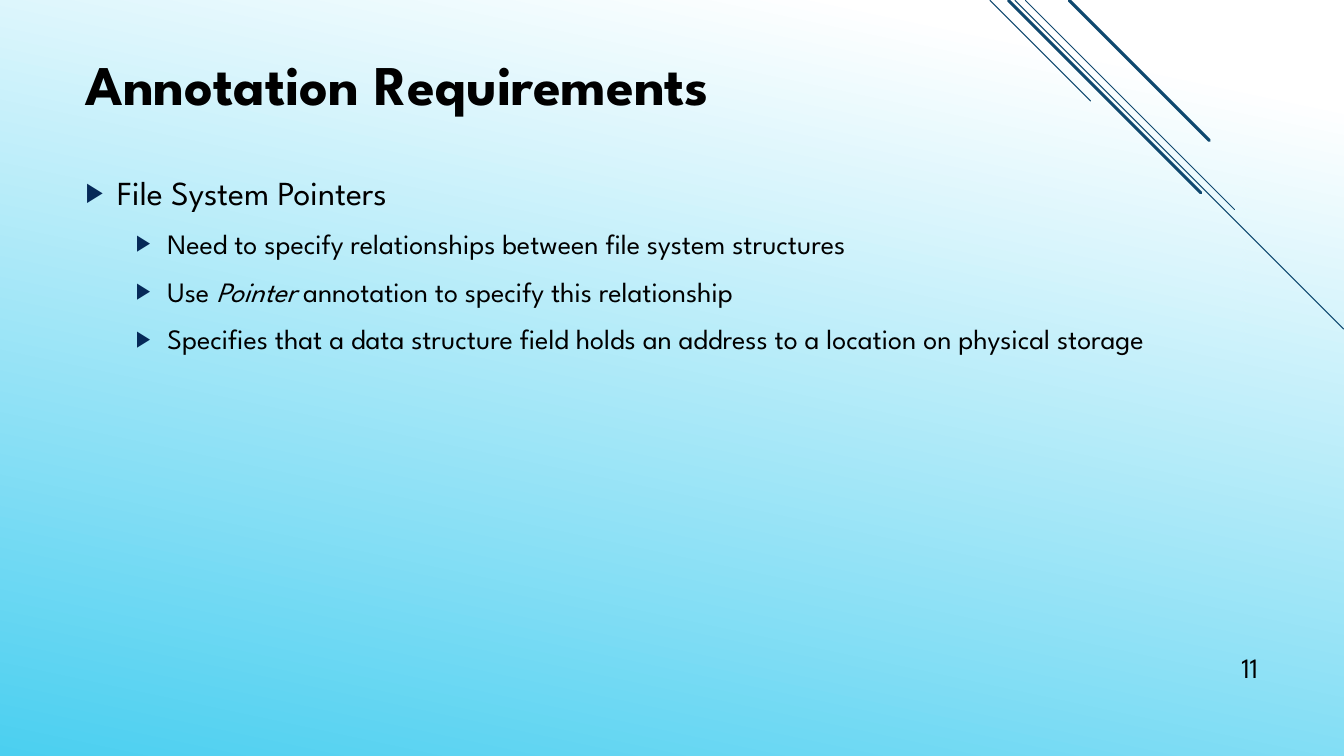
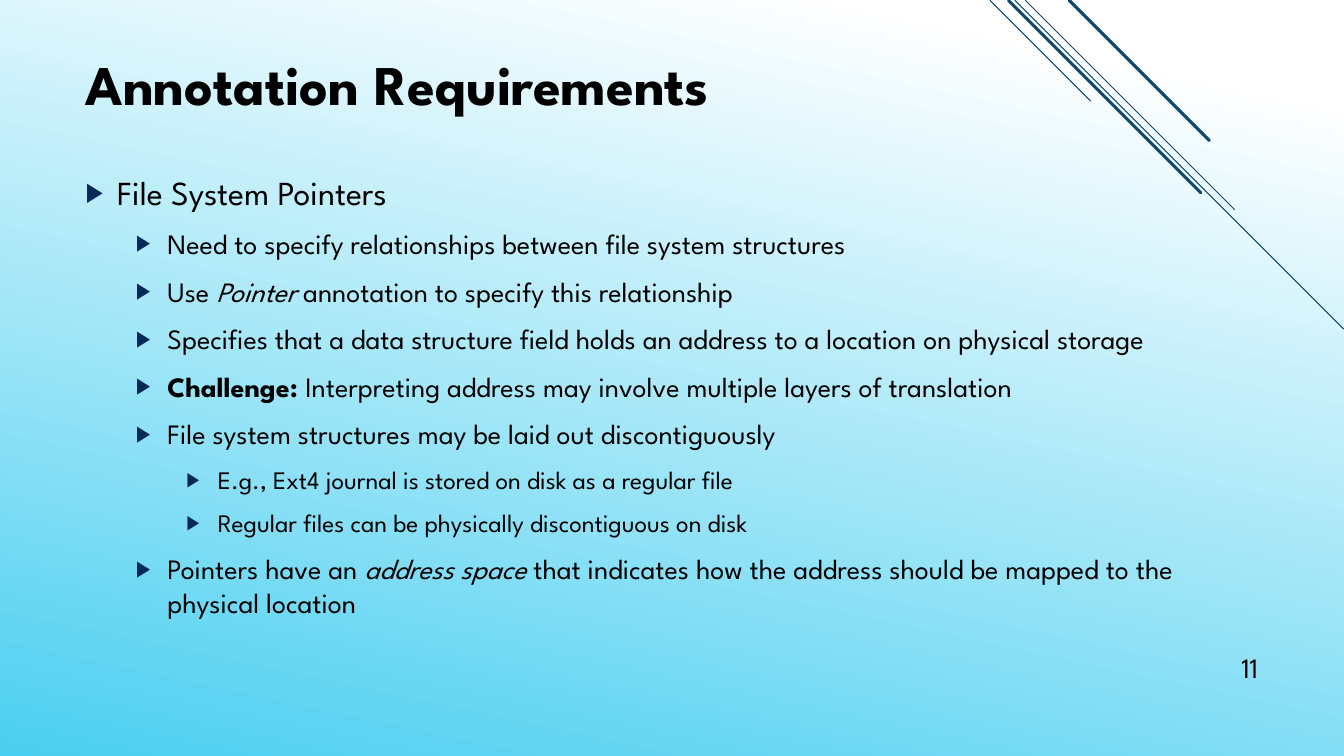
Before and after one commit to jacksun007/spiffy-paper, a slide deck: slide 11 of talk/spiffy_talk.pptx. Drawn at 1344x756 pixels with LibreOffice and Linux fonts; fonts in the diff are those of the drawing. Boxes give left, top, right and bottom in pixels: in the first picture for what was removed or moved away, otherwise in the second. Text is boxed around its words. In the diff, an @@ line names an element or a change of style, - is before the commit and + after.

```diff
--- a/talk/spiffy_talk.pptx
+++ b/talk/spiffy_talk.pptx
@@ text at <box>167,377,1173,619</box>: paragraphs added @@
+  ▶ Challenge: Interpreting address may involve multiple layers of translation
+  ▶ File system structures may be laid out discontiguously
+    ▶ E.g., Ext4 journal is stored on disk as a regular file
+    ▶ Regular files can be physically discontiguous on disk
+  ▶ Pointers have an address space that indicates how the address should be mapped to the physical location
```
Also in this commit, not shown: 22 other slides changed, 1 slide added, 1 slide removed, 1 other file.
